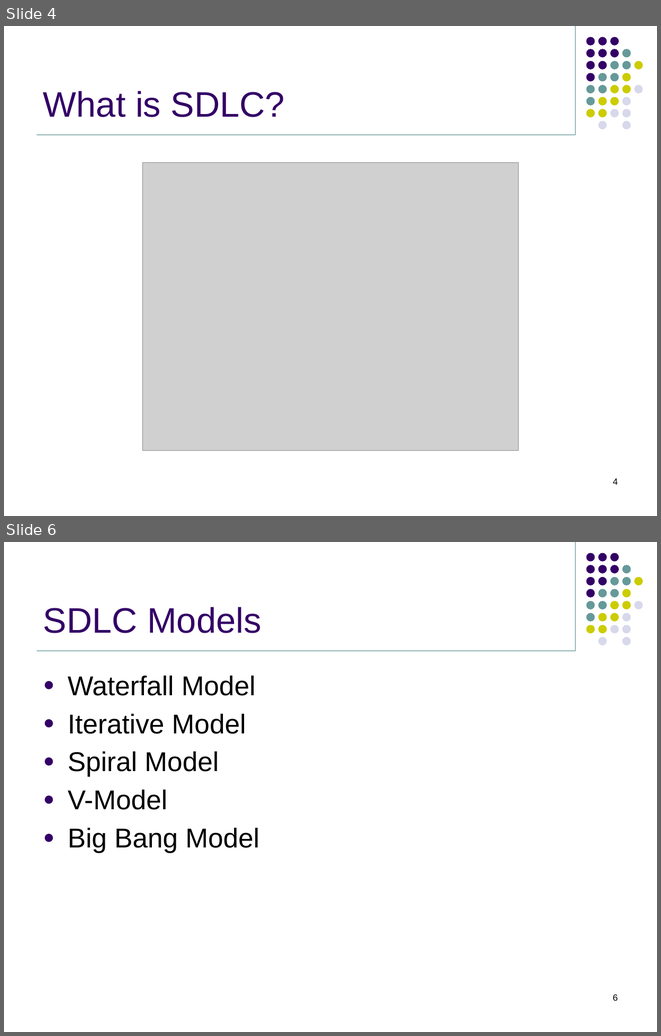
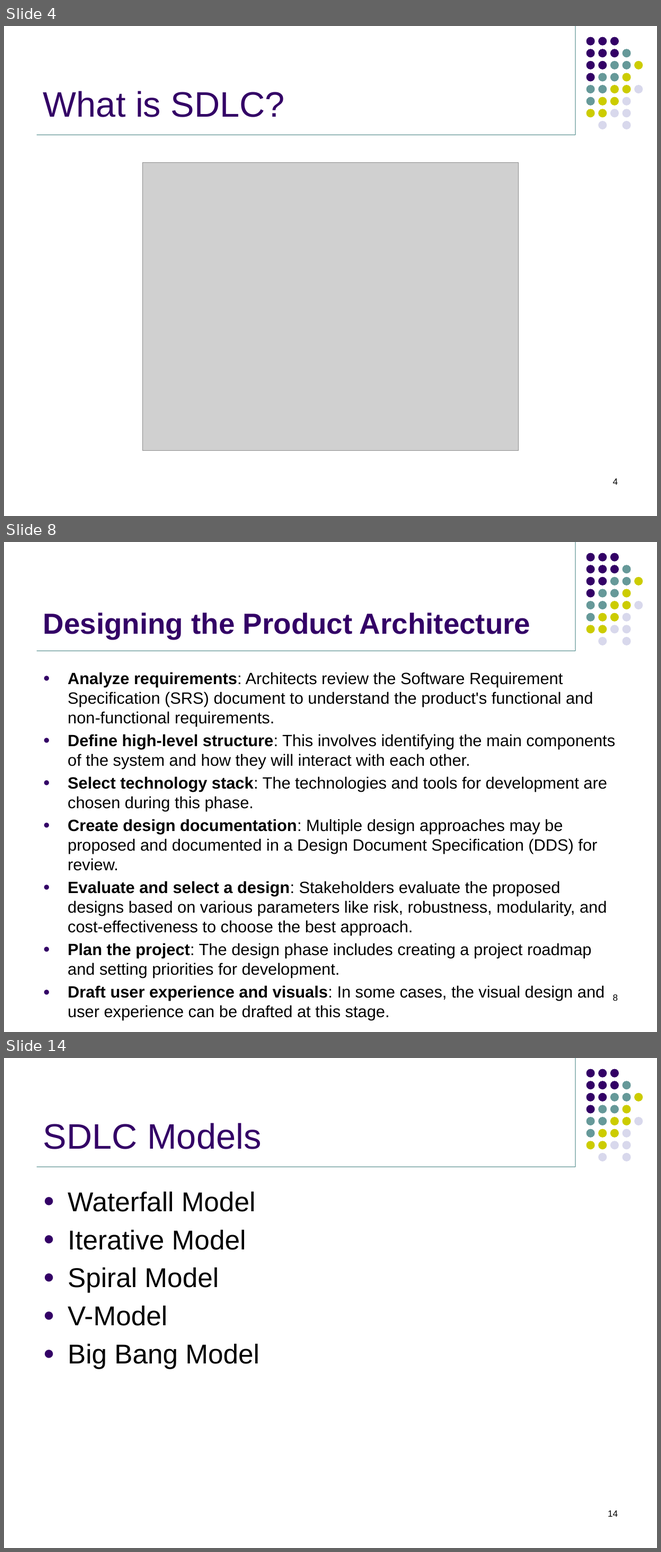
Before and after one commit to jasdhiratrevature/TrainingSlides, a slide deck: SLDC/SDLC.pptx. Shown one above the other, each under a label of ours: slides 4 and 6 before the commit, slides 4, 8 and 14 after it; the slides between them are not shown. The pictures are 661x1036 and 661x1552 pixels, drawn with LibreOffice and Linux fonts; fonts in the diff are those of the drawing; grey boxes stand for pictures; background and template pictures are left out. Boxes give left, top, right and bottom in pixels: in the first picture for what was removed or moved away, otherwise in the second. Text is boxed around its words. In the diff, an @@ line names an element or a change of style, - is before the commit and + after.

```diff
--- a/SLDC/SDLC.pptx
+++ b/SLDC/SDLC.pptx
@@ slide 8 added at (4, 542, 657, 1032), background #FFFFFF; not listed: 33 template elements that a slide beside it also shows @@
@@ title added at (43, 612, 530, 639), 32 pt, text #330066, bold @@
+Designing the Product Architecture
@@ text added at (68, 672, 615, 1020), 18 pt, text #000000 @@
+● Analyze requirements: Architects review the Software Requirement Specification (SRS) document to understand the product's functional and non-functional requirements.
+● Define high-level structure: This involves identifying the main components of the system and how they will interact with each other.
+● Select technology stack: The technologies and tools for development are chosen during this phase.
+● Create design documentation: Multiple design approaches may be proposed and documented in a Design Document Specification (DDS) for review.
+● Evaluate and select a design: Stakeholders evaluate the proposed designs based on various parameters like risk, robustness, modularity, and cost-effectiveness to choose the best approach.
+● Plan the project: The design phase includes creating a project roadmap and setting priorities for development.
+● Draft user experience and visuals: In some cases, the visual design and user experience can be drafted at this stage.
@@ page number added at (613, 994, 618, 1000), 10 pt, text #000000 @@
+8
@@ what was slide 6 is now slide 14 @@
@@ page number at (608, 1510, 618, 1516): text changed @@
-6
+14
```
Also in this commit, not shown: 1 slide changed, 15 other slides added.
